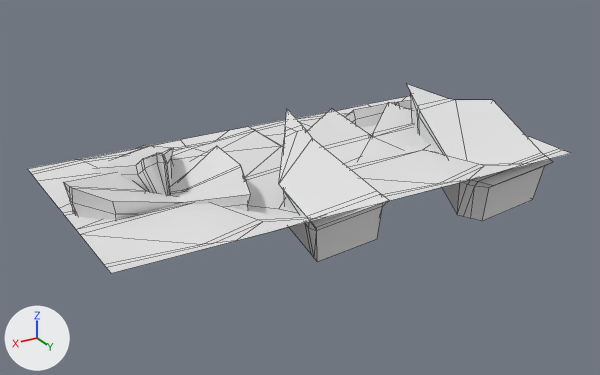
Renders of the FBX model Assets/Meshes/RoadDamaged.fbx from each side of a commit.
The view is the same before and after, from a camera (50 mm lens) standing at (5.93, 24.45, 11.21) and looking at (-8.66, 0.13, -0.94). The lights are fixed; the arrows at lower left show +X, +Y and +Z. Mesh edges are drawn as thin lines. Materials are left out; every surface is plain grey. Where no turn or scale is listed for an object, it has been applied to the vertices.

Objects in the first picture: 'RoadDamaged'.
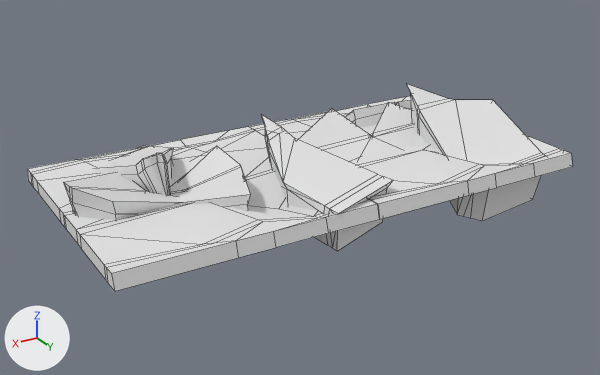
Commit message: Update road

What differs and where, as boxes [x1, y1, x2, y2] in the pictures (600 x 375 px):
'RoadDamaged', reshaped (9% taller): before [28, 84, 571, 273]; after [27, 84, 573, 291]
part 1 of me_mesh, built on: before [279, 109, 389, 262]; after [27, 114, 573, 291]

Diff of the bpy script that builds the scene:
```diff
--- a/Assets/Meshes/RoadDamaged.fbx.py
+++ b/Assets/Meshes/RoadDamaged.fbx.py
@@ me_mesh @@
 # used by ob_roaddamaged; location = (0.0, 0.0, 0.0)
-me_mesh.from_pydata(...)  # 357 vertices, 317 faces; spans x -18.0..0.0, y -4.6..4.6, z -2.4..1.9
+me_mesh.from_pydata(...)  # 413 vertices, 373 faces; spans x -18.0..0.0, y -4.7..4.6, z -2.4..1.9
+# me_mesh part 1
+# 4 vertices in x -8.7..-8.1, y -0.2..0.1, z -0.4..1.4 move by (0.6, -0.3, -0.1)
+# 3 vertices in x -8.4..-8.0, y -0.1..0.2, z -0.5..1.0 move by (0.6, -0.2, -0.1)
+# 37 vertices move from x -9.4..-6.6, y -0.8..4.6, z -1.8..1.9 to x -10.1..-6.8, y -1.2..4.5, z -1.5..1.7
+# 36 new vertices lie (0.0, 0.0, -0.5) away from vertices in x -18.0..0.0, y -4.1..4.1, z 0.0
+# 10 new vertices lie (0.0, 0.1, -0.5) away from vertices in x -18.0..0.0, y 4.5, z 0.0
+# 10 new vertices lie (0.0, -0.2, -0.5) away from vertices in x -18.0..0.0, y -4.5, z 0.0
+# 56 new faces join them
```
